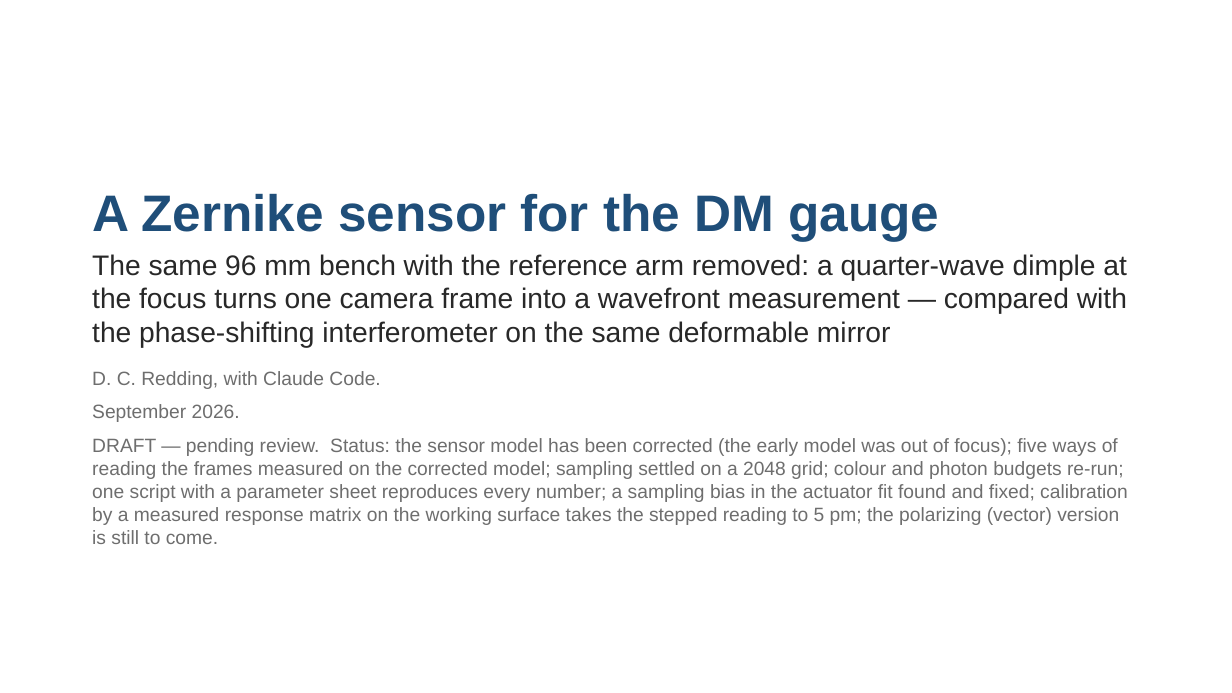
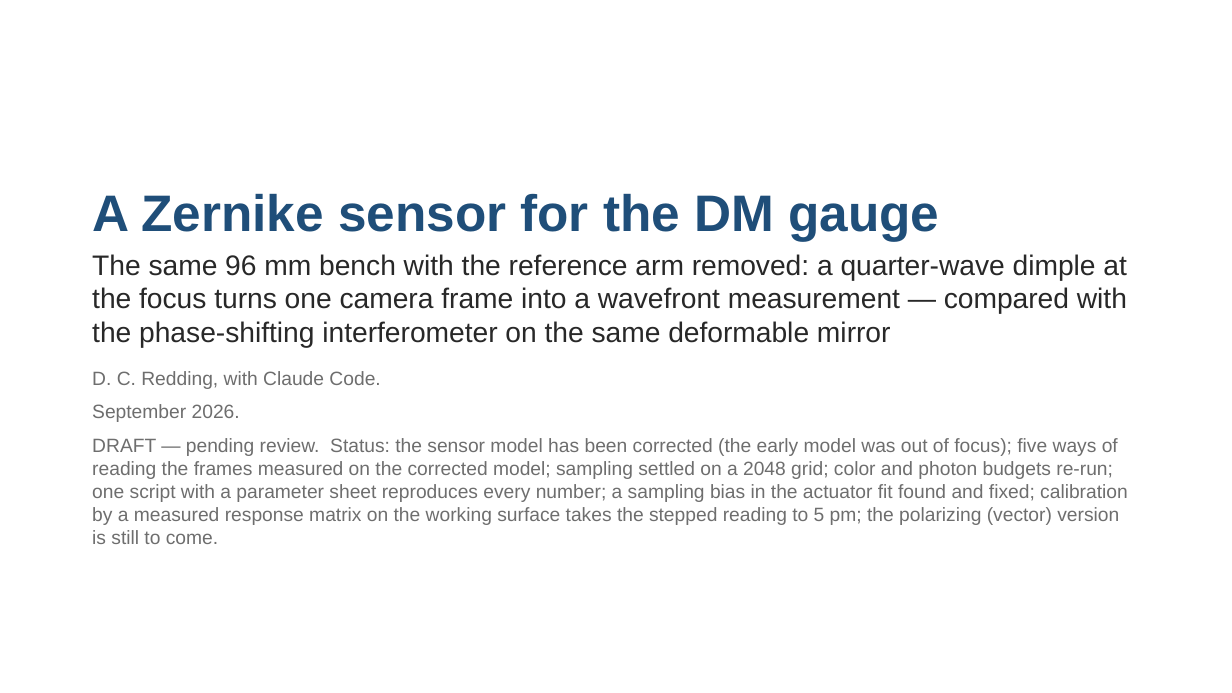
Before and after one commit to nasa-jpl/macos, a slide deck: slide 1 of demo_session/deck_zwfs.pptx. Drawn at 1232x693 pixels with LibreOffice and Linux fonts; fonts in the diff are those of the drawing. Boxes give left, top, right and bottom in pixels: in the first picture for what was removed or moved away, otherwise in the second. Text is boxed around its words. In the diff, an @@ line names an element or a change of style, - is before the commit and + after.

```diff
--- a/demo_session/deck_zwfs.pptx
+++ b/demo_session/deck_zwfs.pptx
@@ text at bbox=[92, 438, 1128, 544]: text changed @@
-DRAFT — pending review. Status: the sensor model has been corrected (the early model was out of focus); five ways of reading the frames measured on the corrected model; sampling settled on a 2048 grid; colour and photon budgets re-run; one script with a parameter sheet reproduces every number; a sampling bias in the actuator fit found and fixed; calibration by a measured response matrix on the working surface takes the stepped reading to 5 pm; the polarizing (vector) version is still to come.
+DRAFT — pending review. Status: the sensor model has been corrected (the early model was out of focus); five ways of reading the frames measured on the corrected model; sampling settled on a 2048 grid; color and photon budgets re-run; one script with a parameter sheet reproduces every number; a sampling bias in the actuator fit found and fixed; calibration by a measured response matrix on the working surface takes the stepped reading to 5 pm; the polarizing (vector) version is still to come.
```
Also in this commit, not shown: 14 other slides changed, 3 other files.
